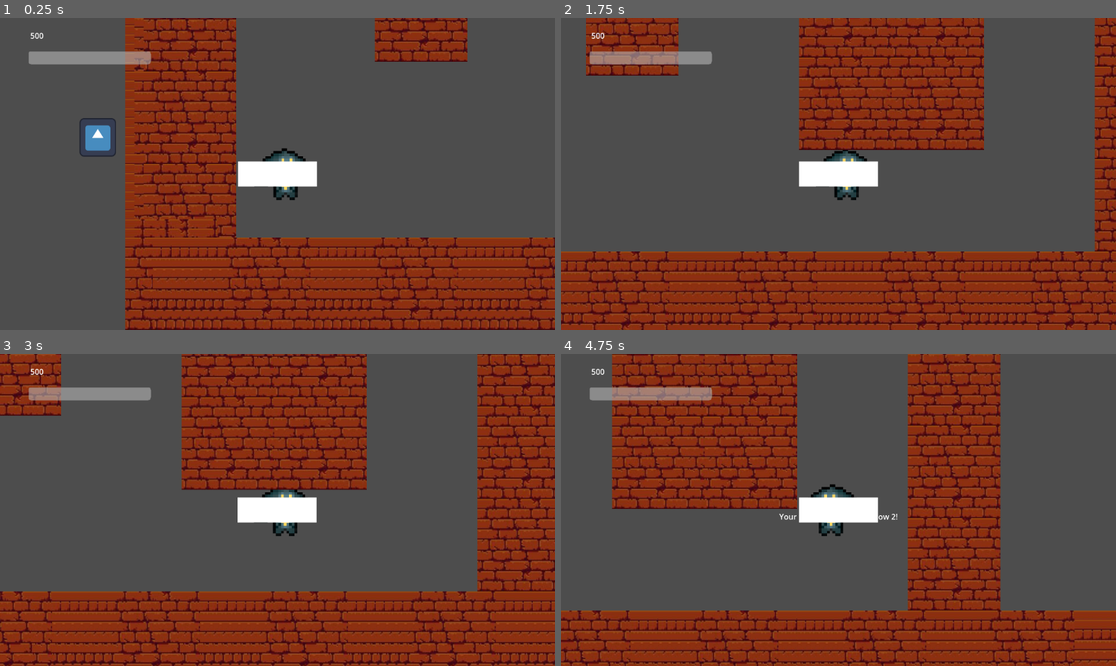
Above: before the commit, frames 1-4 (two rows, left to right).
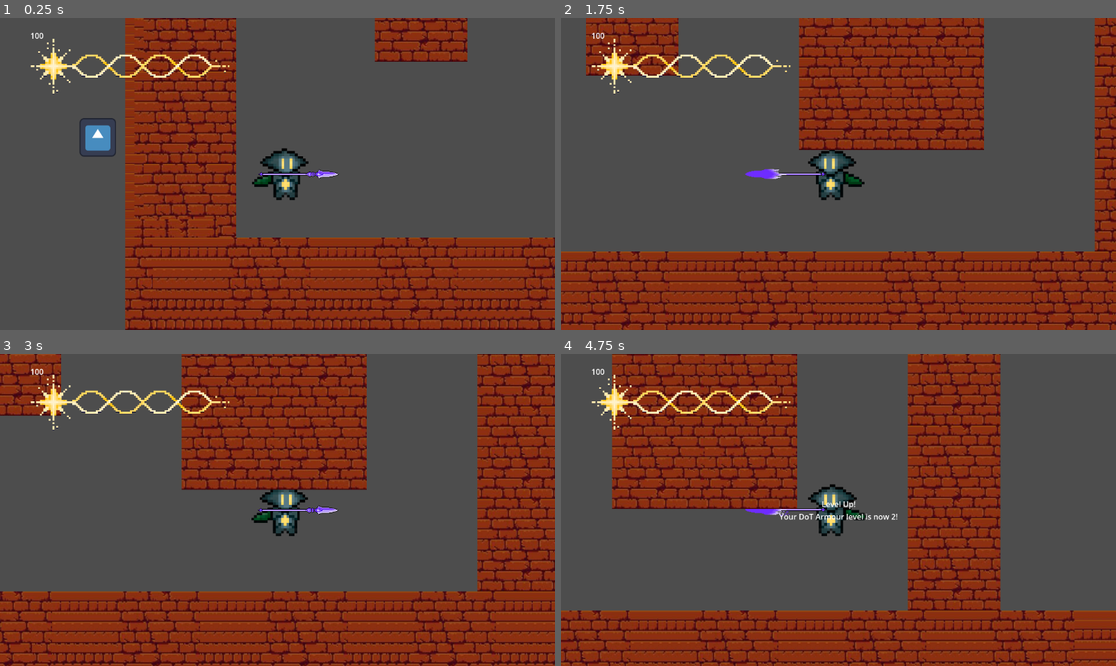
Above: after the commit, the same moments.

Repository: CommanderTuna999/Ocean-Game
Game: Godot game, scene res://Scenes/Game.tscn
Two runs of this game, one before a commit and one after it. Both use one fixed random seed, a clock stepped at 60 frames per second and the inputs below. The engine's default icon, where the game draws it, is replaced by a stand-in: a white triangle on a blue panel in a dark square.
Inputs (mouse positions are in pixels of both pictures, inside the frame that each line leads up to):
- Up to frame 1 (0.25 s): no input
- Up to frame 2 (1.75 s): move the mouse to (960, 158) at 0.52 s; hold D (Right) from 0.53 s (still down); click (960, 158) at 0.6 s; tap W (Up) at 0.77, 1.52 s; move the mouse to (727, 189) at 1.27 s; tap Q (Dash) at 1.35 s; click (727, 189) at 1.55 s
- Up to frame 3 (3 s): move the mouse to (333, 441) at 2.02 s; release D (Right) at 2.03 s; hold A (Left) 2.03-2.78 s; tap Space (Harpoon) at 2.1 s; click (333, 441) at 2.3 s; move the mouse to (249, 572) at 2.77 s; hold D (Right) from 2.78 s (still down); tap Shift (Shift) at 2.85 s
- Up to frame 4 (4.75 s): tap W (Up) at 3.02, 3.77, 4.52 s; click (810, 572) at 3.05 s; move the mouse to (1005, 556) at 3.52 s; tap N (armour_level_test) at 3.6 s; click (1005, 556) at 3.8 s; move the mouse to (672, 463) at 4.27 s; release D (Right) at 4.28 s; hold A (Left) from 4.28 s (still down); click (672, 463) at 4.35 s

The runs differ from the first frame. In frame 1, 2.9% of the frame differs, in the area x 5-62%, y 4-55%; in frame 2, 3.4%, in the area x 5-58%, y 4-59%; in frame 3, 2.9%; in frame 4, 2.9%.

Commit message:
spear polished, waiting for players improved sprite. healthbar implemented

Diff:
--- a/main game---ocean-thing/Scenes/Game.tscn
+++ b/main game---ocean-thing/Scenes/Game.tscn
@@ -4,6 +4,7 @@
 [ext_resource type="PackedScene" uid="uid://bj7ldtrm577dp" path="res://Scenes/spear.tscn" id="2_71axn"]
 [ext_resource type="Script" uid="uid://cjstsrn0kl0mb" path="res://Scripts/canvaslayer_popups.gd" id="3_bf53h"]
 [ext_resource type="Script" uid="uid://ffyg2qo1fclc" path="res://Scripts/armour_level_label.gd" id="4_71axn"]
+[ext_resource type="Texture2D" uid="uid://bmrtlnac8wc08" path="res://Assets/Health_bar.png" id="4_dahhg"]
 [ext_resource type="PackedScene" uid="uid://ony1pqjkvd1j" path="res://Scenes/clownfish.tscn" id="4_kldst"]
 [ext_resource type="PackedScene" uid="uid://vpeush0nlhjd" path="res://Scenes/shark.tscn" id="5_7lihs"]
 [ext_resource type="PackedScene" uid="uid://b7brt10lbkmsj" path="res://Scenes/tile_map.tscn" id="5_fgofq"]
@@ -28,6 +29,32 @@
 [node name="CanvasLayer" type="CanvasLayer" parent="UI" unique_id=1757526076]
 script = ExtResource("3_bf53h")
 
+[node name="Control" type="Control" parent="UI/CanvasLayer" unique_id=615900150]
+layout_mode = 3
+anchors_preset = 0
+offset_right = 40.0
+offset_bottom = 40.0
+
+[node name="EmptyBeams" type="TextureRect" parent="UI/CanvasLayer/Control" unique_id=1105062498]
+modulate = Color(0, 0, 0.2784314, 1)
+layout_mode = 0
+offset_left = 60.0
+offset_top = -20.0
+offset_right = 1371.0
+offset_bottom = 746.0
+scale = Vector2(0.32, 0.314)
+texture = ExtResource("4_dahhg")
+
+[node name="HealthBeams" type="TextureProgressBar" parent="UI/CanvasLayer/Control" unique_id=772302586]
+layout_mode = 0
+offset_left = 60.0
+offset_top = -20.000002
+offset_right = 1371.0
+offset_bottom = 746.0
+scale = Vector2(0.31999847, 0.31376988)
+value = 50.0
+texture_progress = ExtResource("4_dahhg")
+
 [node name="health_label" type="Label" parent="UI/CanvasLayer" unique_id=1764853478]
 offset_left = 63.0
 offset_top = 25.0
@@ -47,14 +74,6 @@
 offset_right = 165.0
 offset_bottom = 1667.0
 fill_mode = 3
-
-[node name="healthbar" type="ProgressBar" parent="UI/CanvasLayer" unique_id=67947207]
-offset_left = 59.0
-offset_top = 69.0
-offset_right = 313.0
-offset_bottom = 96.0
-max_value = 500.0
-metadata/_edit_use_anchors_ = true
 
 [node name="Panel" type="Panel" parent="UI/CanvasLayer" unique_id=855191754]
 visible = false
--- a/main game---ocean-thing/Scenes/spear.tscn
+++ b/main game---ocean-thing/Scenes/spear.tscn
@@ -1,7 +1,65 @@
 [gd_scene format=3 uid="uid://bj7ldtrm577dp"]
 
 [ext_resource type="Script" uid="uid://kgv6iidjbhru" path="res://Scripts/spear.gd" id="1_7nbcr"]
+[ext_resource type="Texture2D" uid="uid://b5yjblxcdda77" path="res://Assets/spear thrust spritesheet.png" id="2_i4w2o"]
 [ext_resource type="Script" uid="uid://cwkj4oue3o6jv" path="res://Scripts/Hitbox.gd" id="2_y4joh"]
+
+[sub_resource type="AtlasTexture" id="AtlasTexture_t4qxn"]
+atlas = ExtResource("2_i4w2o")
+region = Rect2(1845, 0, 615, 99)
+
+[sub_resource type="AtlasTexture" id="AtlasTexture_1qmmw"]
+atlas = ExtResource("2_i4w2o")
+region = Rect2(615, 99, 615, 99)
+
+[sub_resource type="AtlasTexture" id="AtlasTexture_elm5i"]
+atlas = ExtResource("2_i4w2o")
+region = Rect2(0, 99, 615, 99)
+
+[sub_resource type="AtlasTexture" id="AtlasTexture_kyp3s"]
+atlas = ExtResource("2_i4w2o")
+region = Rect2(1230, 0, 615, 99)
+
+[sub_resource type="AtlasTexture" id="AtlasTexture_aw4tk"]
+atlas = ExtResource("2_i4w2o")
+region = Rect2(615, 0, 615, 99)
+
+[sub_resource type="AtlasTexture" id="AtlasTexture_7i3wf"]
+atlas = ExtResource("2_i4w2o")
+region = Rect2(0, 0, 615, 99)
+
+[sub_resource type="AtlasTexture" id="AtlasTexture_i4w2o"]
+atlas = ExtResource("2_i4w2o")
+region = Rect2(1845, 0, 615, 99)
+
+[sub_resource type="SpriteFrames" id="SpriteFrames_vrs0w"]
+animations = [{
+"frames": [{
+"duration": 1.0,
+"texture": SubResource("AtlasTexture_t4qxn")
+}, {
+"duration": 1.0,
+"texture": SubResource("AtlasTexture_1qmmw")
+}, {
+"duration": 1.0,
+"texture": SubResource("AtlasTexture_elm5i")
+}, {
+"duration": 1.0,
+"texture": SubResource("AtlasTexture_kyp3s")
+}, {
+"duration": 1.0,
+"texture": SubResource("AtlasTexture_aw4tk")
+}, {
+"duration": 1.0,
+"texture": SubResource("AtlasTexture_7i3wf")
+}, {
+"duration": 1.0,
+"texture": SubResource("AtlasTexture_i4w2o")
+}],
+"loop": false,
+"name": &"thrust",
+"speed": 15.0
+}]
 
 [sub_resource type="RectangleShape2D" id="RectangleShape2D_y4joh"]
 size = Vector2(31.5, 10.5)
@@ -9,19 +67,18 @@
 [node name="Spear" type="Node2D" unique_id=1804206196]
 script = ExtResource("1_7nbcr")
 
-[node name="Sprite2D" type="Sprite2D" parent="." unique_id=951166951]
+[node name="AttackPivot" type="Node2D" parent="." unique_id=391111560]
 
-[node name="AnimationPlayer" type="AnimationPlayer" parent="." unique_id=869074998]
+[node name="AnimatedSprite2D" type="AnimatedSprite2D" parent="AttackPivot" unique_id=2011597535]
+scale = Vector2(0.05, 0.05)
+sprite_frames = SubResource("SpriteFrames_vrs0w")
+animation = &"thrust"
+frame = 6
+frame_progress = 1.0
 
-[node name="TemplateHitbox" type="Area2D" parent="." unique_id=1861446660]
+[node name="TemplateHitbox" type="Area2D" parent="AttackPivot" unique_id=1861446660]
 script = ExtResource("2_y4joh")
 metadata/_custom_type_script = "uid://cwkj4oue3o6jv"
 
-[node name="CollisionShape2D" type="CollisionShape2D" parent="TemplateHitbox" unique_id=870998502]
+[node name="CollisionShape2D" type="CollisionShape2D" parent="AttackPivot/TemplateHitbox" unique_id=870998502]
 shape = SubResource("RectangleShape2D_y4joh")
-
-[node name="ColorRect" type="ColorRect" parent="." unique_id=1438464616]
-offset_left = -15.0
-offset_top = -5.0
-offset_right = 15.0
-offset_bottom = 5.0
--- a/main game---ocean-thing/Scripts/player.gd
+++ b/main game---ocean-thing/Scripts/player.gd
@@ -20,6 +20,7 @@
 const JUMP_VELOCITY = -400.0
 var harpooonmaxrange = 1000
 var wasattachedthisshot = false
+var facinglocked = false
 @export var harpoonprojectilescene: PackedScene
 @onready var animated_sprite_2d: AnimatedSprite2D = $AnimatedSprite2D
 #sprint
@@ -85,8 +86,9 @@
 		health_bar.min_value = 0
 		health_bar.max_value = max_health
 		health_bar.value = current_health
-		health_bar.show_percentage = false
+		#health_bar.show_percentage = false
 	spawnposition = global_position
+
 
 func _on_harpoon_attached(hitposition):
 	wasattachedthisshot = true
@@ -187,12 +189,13 @@
 #
 	#move_and_slide()
 	var currentaccel = accel
+
 	#sprite flipping stuff below
 	if direction.x > 0:
-		animated_sprite_2d.flip_h = false
+		faceside("right")
 	elif direction.x < 0:
-		animated_sprite_2d.flip_h = true
-	#sprite flipping ends here, please depart from the train
+		faceside("left")
+	#sprite flipping ends here, please depart from the train. Functions await below
 
 
 	if harpooning:
@@ -255,6 +258,24 @@
 	if crashed:
 		velocity *= 0.7
 
+func faceside(side):
+	if facinglocked:
+		return
+	if side == "right":
+		animated_sprite_2d.flip_h = false
+		$Spear.setrestside("right")
+	elif side == "left":
+		animated_sprite_2d.flip_h = true
+		$Spear.setrestside("left")
+
+func forcefaceside(side):
+	if side == "right":
+		animated_sprite_2d.flip_h = false
+		$Spear.setrestside("right")
+	elif side == "left":
+		animated_sprite_2d.flip_h = true
+		$Spear.setrestside("left")
+
 func handle_dash(delta: float, direction: Vector2) -> void:
 	if is_dashing:
 		dash_timer -= delta
@@ -314,17 +335,17 @@
 
 #actual health stuff below
 @onready var health_label: Label = $"../UI/CanvasLayer/health_label"
-@onready var health_bar: ProgressBar = get_tree().current_scene.find_child("healthbar", true, false) as ProgressBar
-var regen_delay = 5.0
-var regen_per_second = 25.0
+@onready var health_bar: TextureProgressBar = get_tree().current_scene.find_child("HealthBeams", true, false) as TextureProgressBar
+var regen_delay = 1
+var regen_per_second = 5
 var time_since_damage = 0.0
-var displayed_health = 500.0
-var max_health = 500
-var current_health = 500
+var displayed_health = 100
+var max_health = 100
+var current_health = 100
 var damage_occuring = false
 var iframe_duration = 0.2
-var clownfish_damage = 5
-var shark_damage = 150
+var clownfish_damage = 1
+var shark_damage = 25
 
 #sprint stuff below
 func handle_sprint(delta: float, direction: Vector2) -> void:
--- a/main game---ocean-thing/Scripts/spear.gd
+++ b/main game---ocean-thing/Scripts/spear.gd
@@ -1,6 +1,7 @@
 extends Node2D
 
 var direction = "right"
+var restside = "right"
 var attacking:= false
 var mouse_pos := Vector2.ZERO
 var direction_to_mouse := Vector2.ZERO
@@ -8,8 +9,13 @@
 const attacktime := 0.1
 const attackcooldown := 0.25
 const spearoffset := 20
+const handoffset := 8
+@onready var attackpivot = $AttackPivot
+@onready var spearsprite = $AttackPivot/AnimatedSprite2D
+@onready var hitboxshape = $AttackPivot/TemplateHitbox/CollisionShape2D
 func _ready() -> void:
-	$TemplateHitbox/CollisionShape2D.disabled = true
+	attackpivot.position = Vector2(handoffset, 0)
+	hitboxshape.disabled = true
 func _process(delta: float) -> void:
 	if Input.is_action_just_pressed("left_click") and not attacking:
 		mouse_pos = get_global_mouse_position()
@@ -17,8 +23,12 @@
 		if abs(direction_to_mouse.x) > abs(direction_to_mouse.y):
 			if direction_to_mouse.x >= 0:
 				direction = "right"
+				get_parent().forcefaceside("right")
+				restside = "right"
 			else:
 				direction = "left"
+				get_parent().forcefaceside("left")
+				restside = "left"
 		else:
 			if direction_to_mouse.y >= 0:
 				direction = "down"
@@ -29,22 +39,42 @@
 
 func attack():
 	attacking = true
+	get_parent().facinglocked = true
 	match direction:
 		"right":
-			$TemplateHitbox/CollisionShape2D.position = Vector2(spearoffset, 0)
-			$TemplateHitbox/CollisionShape2D.rotation = deg_to_rad(0)
+			$AttackPivot.position = Vector2(spearoffset, 0)
+			$AttackPivot.rotation = deg_to_rad(0)
 		"left":
-			$TemplateHitbox/CollisionShape2D.position = Vector2(-spearoffset, 0)
-			$TemplateHitbox/CollisionShape2D.rotation = deg_to_rad(0)
+			$AttackPivot.position = Vector2(-spearoffset, 0)
+			$AttackPivot.rotation = deg_to_rad(180)
 		"up":
-			$TemplateHitbox/CollisionShape2D.position = Vector2(0,-spearoffset)
-			$TemplateHitbox/CollisionShape2D.rotation = deg_to_rad(90)
+			$AttackPivot.position = Vector2(0,-spearoffset)
+			$AttackPivot.rotation = deg_to_rad(-90)
 		"down":
-			$TemplateHitbox/CollisionShape2D.position = Vector2(0, spearoffset)
-			$TemplateHitbox/CollisionShape2D.rotation = deg_to_rad(-90)
+			$AttackPivot.position = Vector2(0, spearoffset)
+			$AttackPivot.rotation = deg_to_rad(90)
 	await get_tree().create_timer(winduptime).timeout
-	$TemplateHitbox/CollisionShape2D.disabled = false
+	$AttackPivot/AnimatedSprite2D.play("thrust")
+	$AttackPivot/TemplateHitbox/CollisionShape2D.disabled = false
 	await get_tree().create_timer(attacktime).timeout
-	$TemplateHitbox/CollisionShape2D.disabled = true
+	hitboxshape.disabled = true
 	await get_tree().create_timer(attackcooldown).timeout
+	returntorest()
+	get_parent().facinglocked = false
 	attacking = false
+
+func returntorest():
+	if restside == "right":
+		attackpivot.position = Vector2(handoffset, 0)
+		attackpivot.rotation = deg_to_rad(0)
+	else:
+		attackpivot.position = Vector2(-handoffset, 0)
+		attackpivot.rotation = deg_to_rad(180)
+
+
+func setrestside(newside: String):
+	if attacking:
+		return
+
+	restside = newside
+	returntorest()
